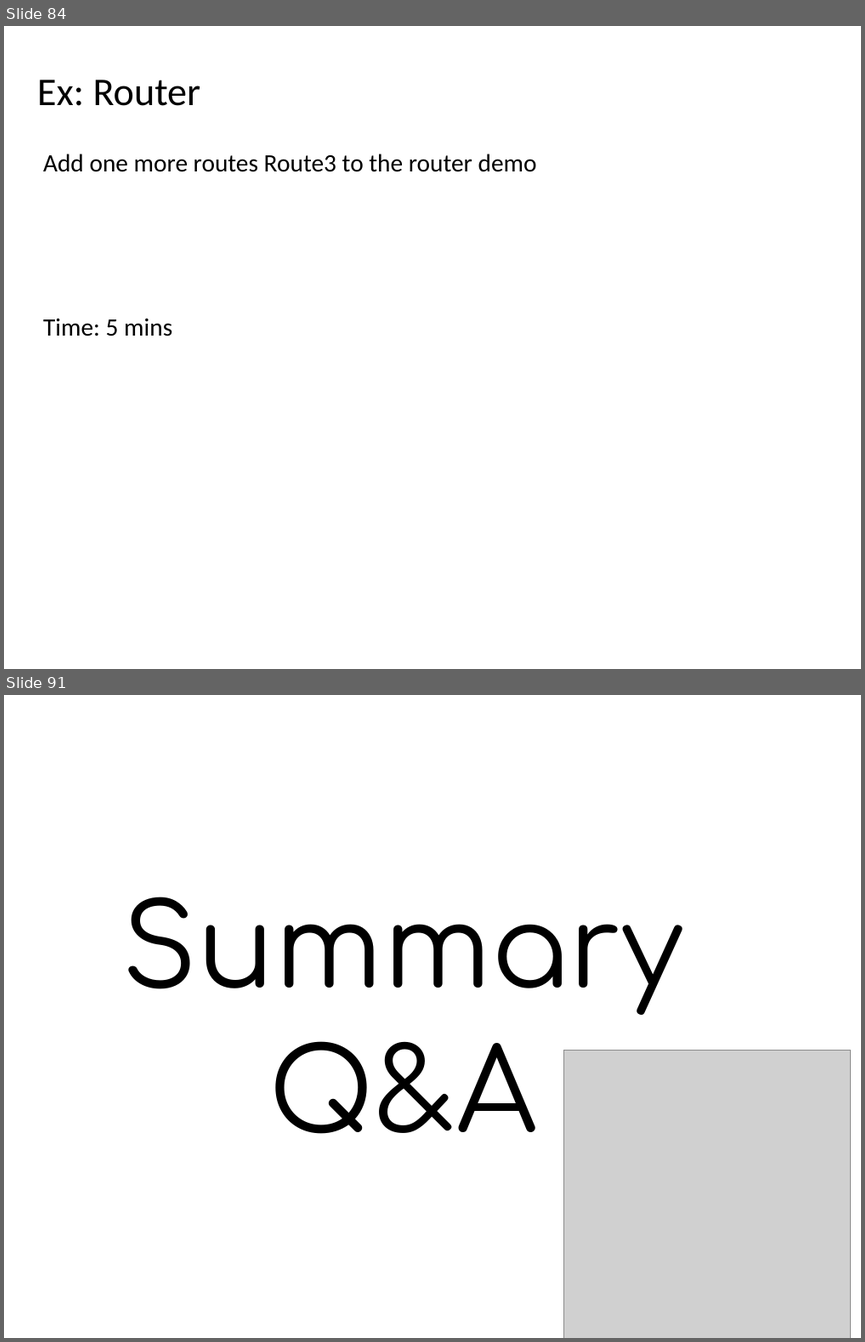
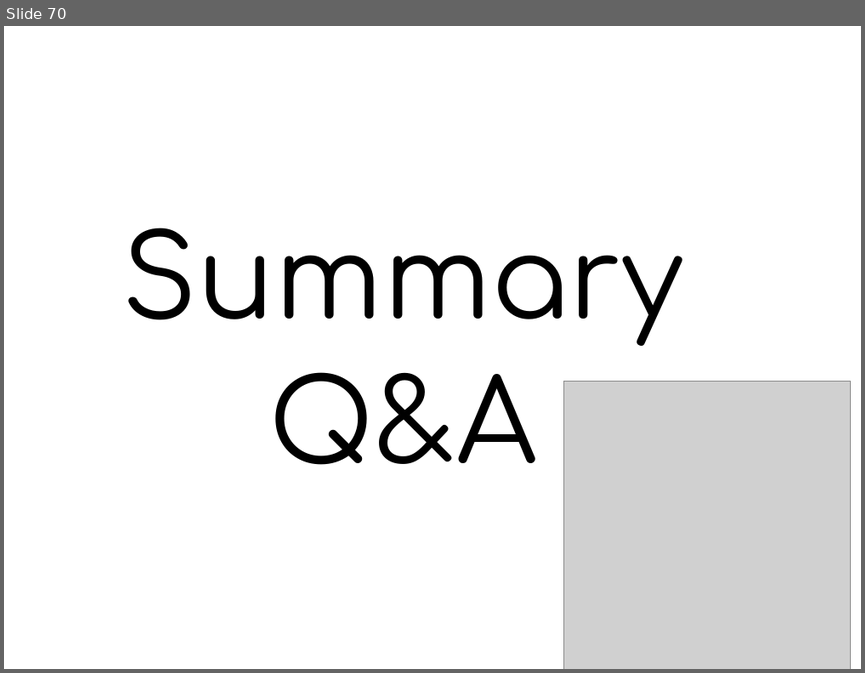
Before and after one commit to auzadventure/vue-beginner, a slide deck: SG - Lionel - Vue.js Essential Training - v2.pptx. Shown one above the other, each under a label of ours: slides 84 and 91 before the commit, slide 70 after it; the slides between them are not shown. The pictures are 865x1342 and 865x673 pixels, drawn with LibreOffice and Linux fonts; fonts in the diff are those of the drawing; grey boxes stand for pictures. Boxes give left, top, right and bottom in pixels: in the first picture for what was removed or moved away, otherwise in the second. Text is boxed around its words. In the diff, an @@ line names an element or a change of style, - is before the commit and + after.

```diff
--- a/SG - Lionel - Vue.js Essential Training - v2.pptx
+++ b/SG - Lionel - Vue.js Essential Training - v2.pptx
@@ slide 84 removed at (x1=4, y1=26, x2=861, y2=669), background #FFFFFF @@
@@ title removed at (x1=37, y1=80, x2=201, y2=106) @@
-Ex: Router
@@ text removed at (x1=43, y1=154, x2=537, y2=336) @@
-Add one more routes Route3 to the router demo
-Time: 5 mins
@@ what was slide 91 is now slide 70 @@
```
Also in this commit, not shown: 1 slide changed, 20 other slides removed, 13 other files.
